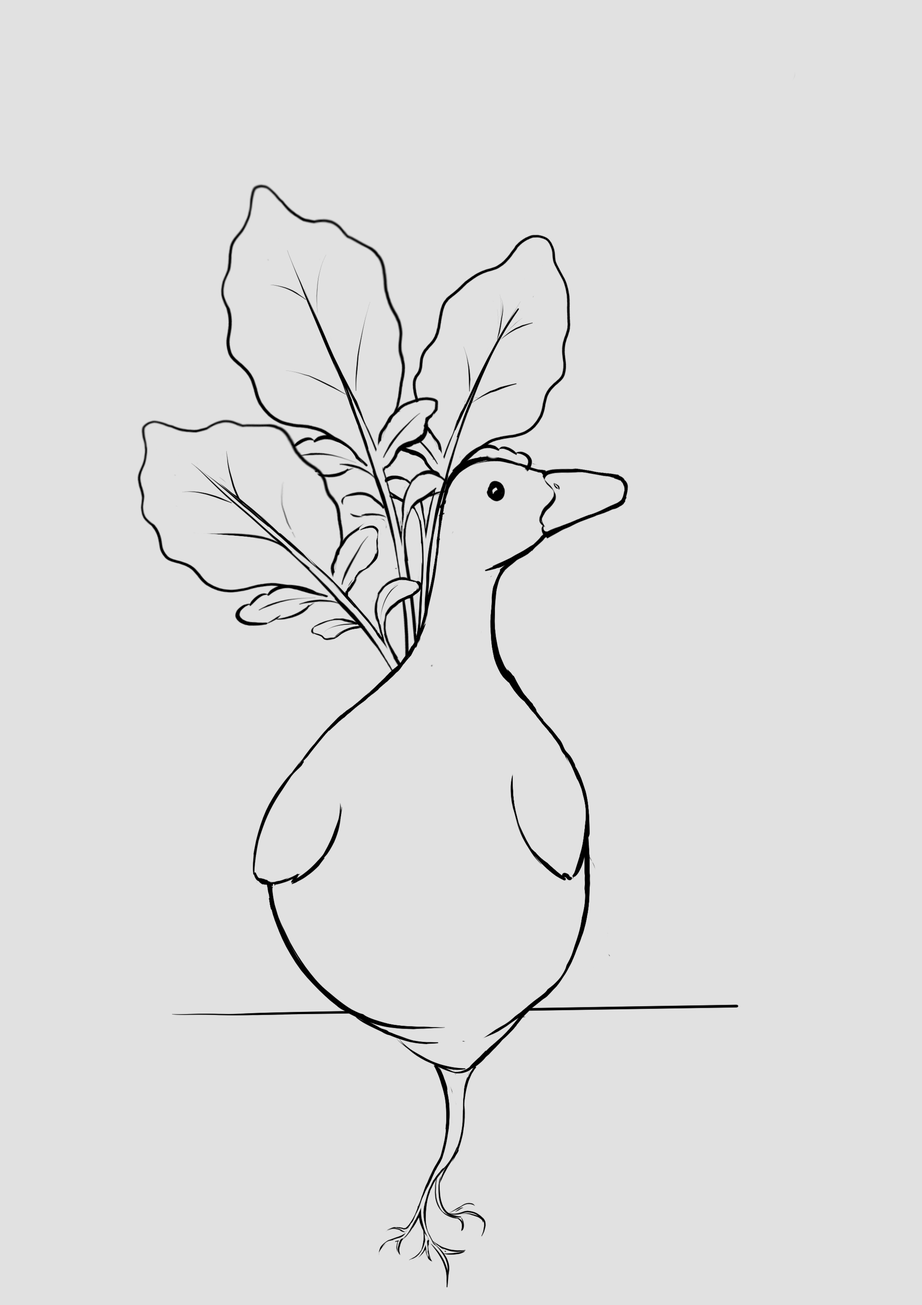
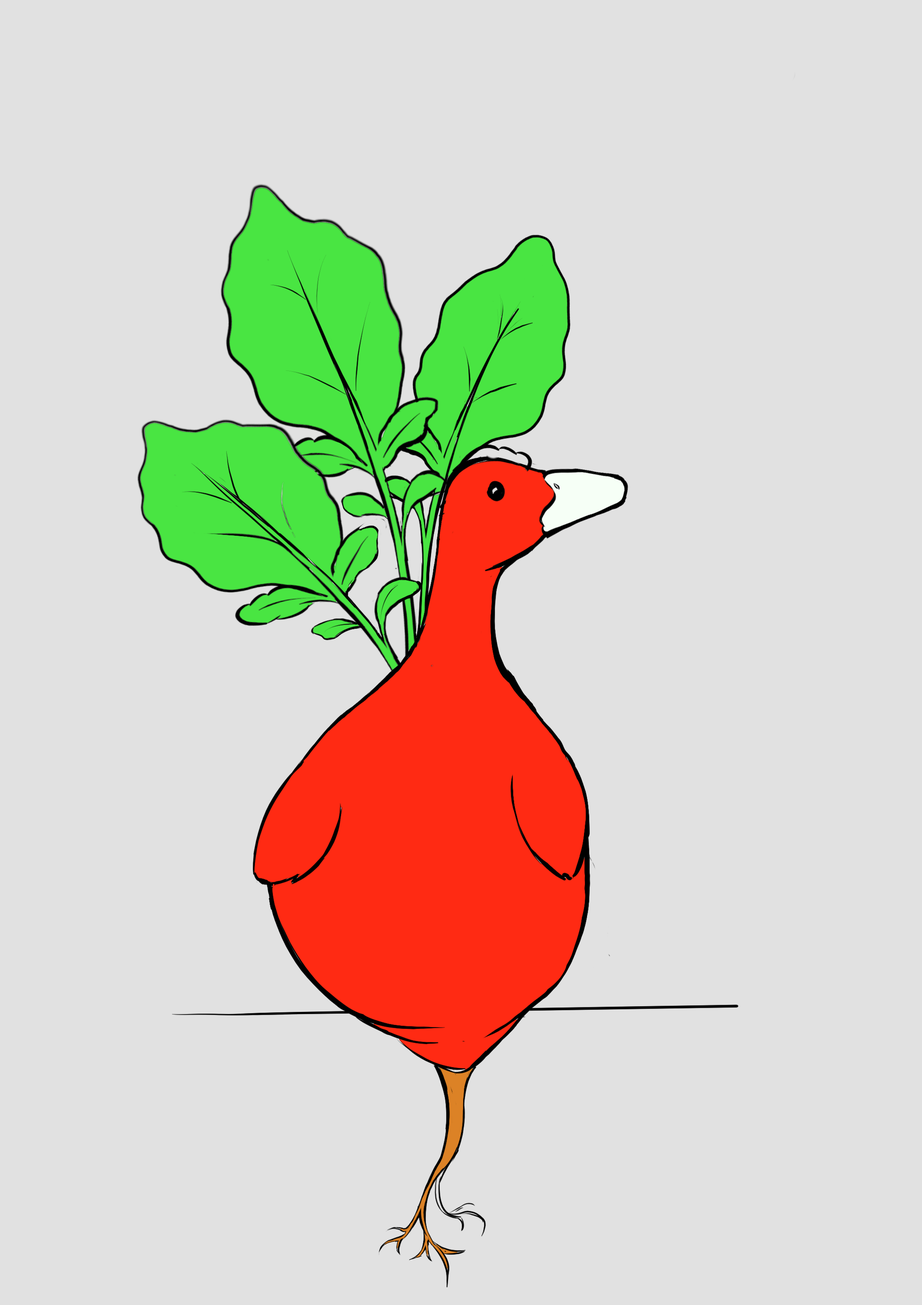
Comparing the layer stacks of the two 922 × 1305 images. Changes:
painted on "Capa de pintura 1 Fusionadas" over [341, 466, 442, 1260]
added layer "raiz" above "pico" over [384, 1067, 474, 1269]
added layer "pico" above "hojas" over [541, 471, 625, 532]
added layer "hojas" above "cuerpo" over [140, 187, 569, 670]
added layer "cuerpo" above "Fondo" over [254, 460, 587, 1070]
